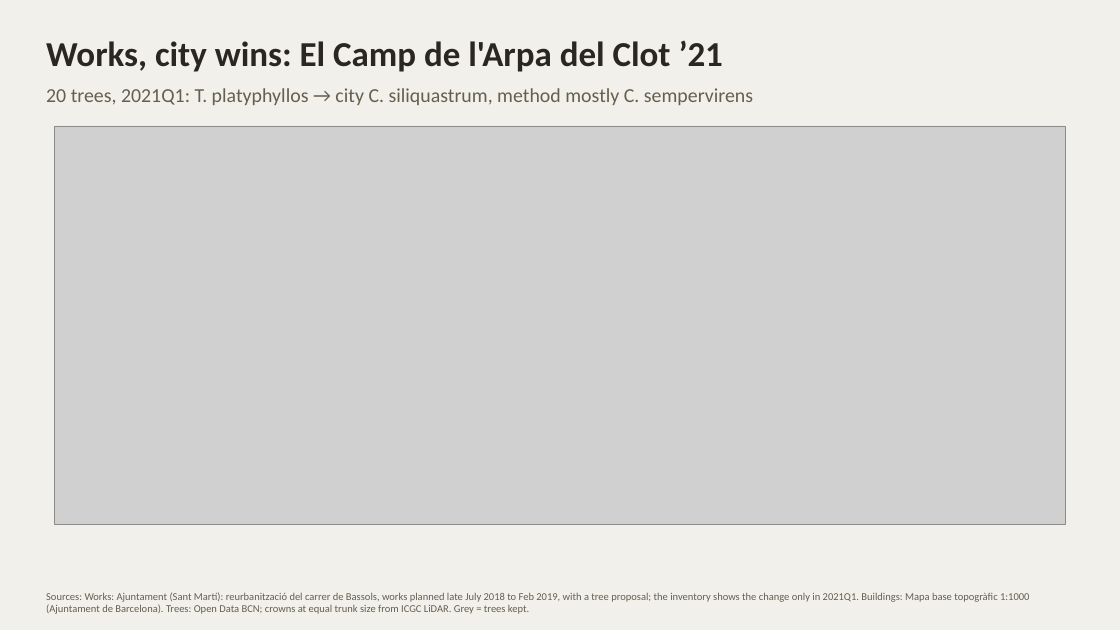
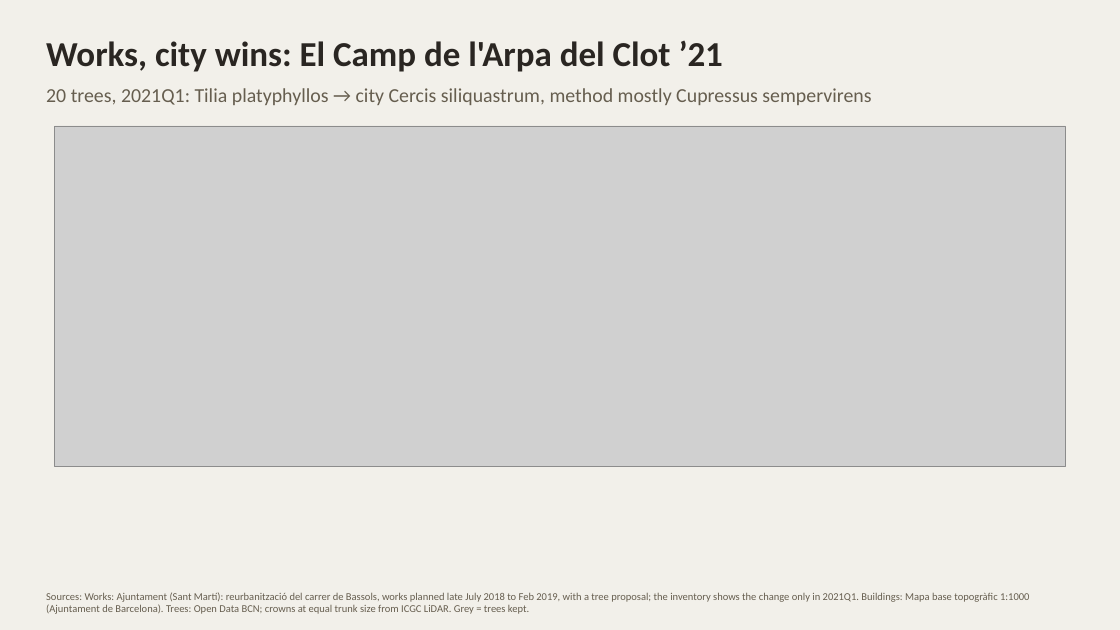
Before and after one commit to giofox96/shade-and-sponge, a slide deck: slide 8 of slides/backtest_works.pptx. Drawn at 1120x630 pixels with LibreOffice and Linux fonts; fonts in the diff are those of the drawing; grey boxes stand for pictures. Boxes give left, top, right and bottom in pixels: in the first picture for what was removed or moved away, otherwise in the second. Text is boxed around its words. In the diff, an @@ line names an element or a change of style, - is before the commit and + after.

```diff
--- a/slides/backtest_works.pptx
+++ b/slides/backtest_works.pptx
@@ text at [46, 88, 871, 105]: text changed @@
-20 trees, 2021Q1: T. platyphyllos → city C. siliquastrum, method mostly C. sempervirens
+20 trees, 2021Q1: Tilia platyphyllos → city Cercis siliquastrum, method mostly Cupressus sempervirens
@@ picture: place and size @@
-picture at [55, 126, 1065, 524]
+picture at [55, 126, 1065, 466]
```
Also in this commit, not shown: 2 other slides changed, 4 other files.
